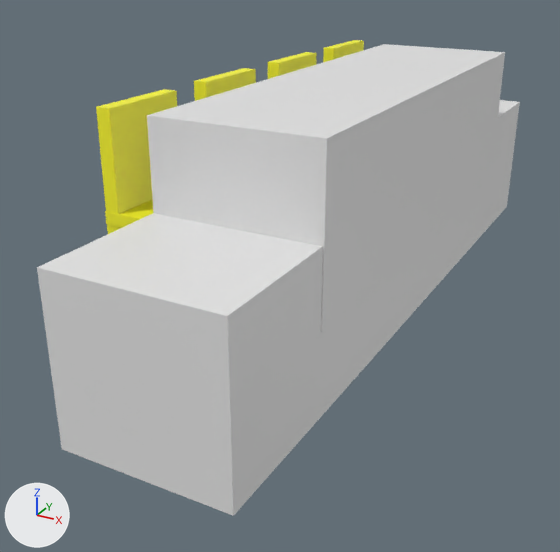
Before and after pictures for a commit that changed the glTF model theroom/excersizes/teater/seatrow_yellow.gltf.
Before and after are seen from a 50 mm lens placed at (5.09, -9.59, 3.77), pointed at (0.27, -0.82, -0.61). The axes (+X, +Y, +Z) are drawn at lower left. The lights are the same throughout. Where no turn or scale is listed for an object, it has been applied to the vertices.

The first picture shows '4chair.001', 'carpet.zone', 'front.zone'.
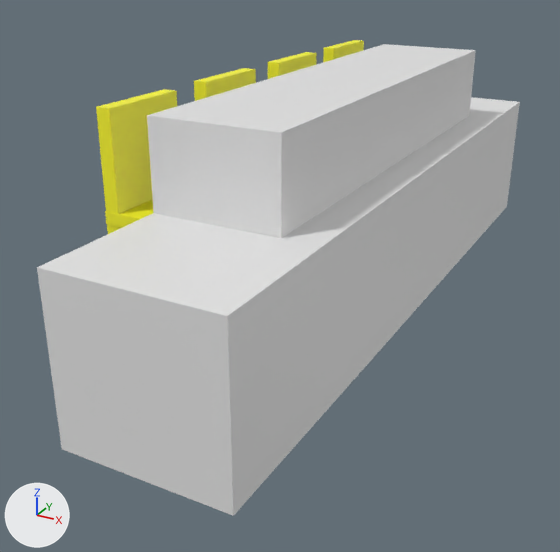
Commit message: More fixings - adjusted size of front.zone

Location of each change, [x1, y1, x2, y2] in pixels of the pictures (560 x 552 px):
'front.zone', moved, rescaled
    before: [147, 44, 505, 332]
    after: [147, 44, 476, 238]

What changed in the scene script:
```text
Change ob_front_zone:
    ob_front_zone.location: (1.05, 0.05, 1.06) -> (0.81, 0.05, 1.06)
    ob_front_zone.scale: (-1.03, -3.27, -1.0) -> (-0.792, -3.27, -1.0)
```
